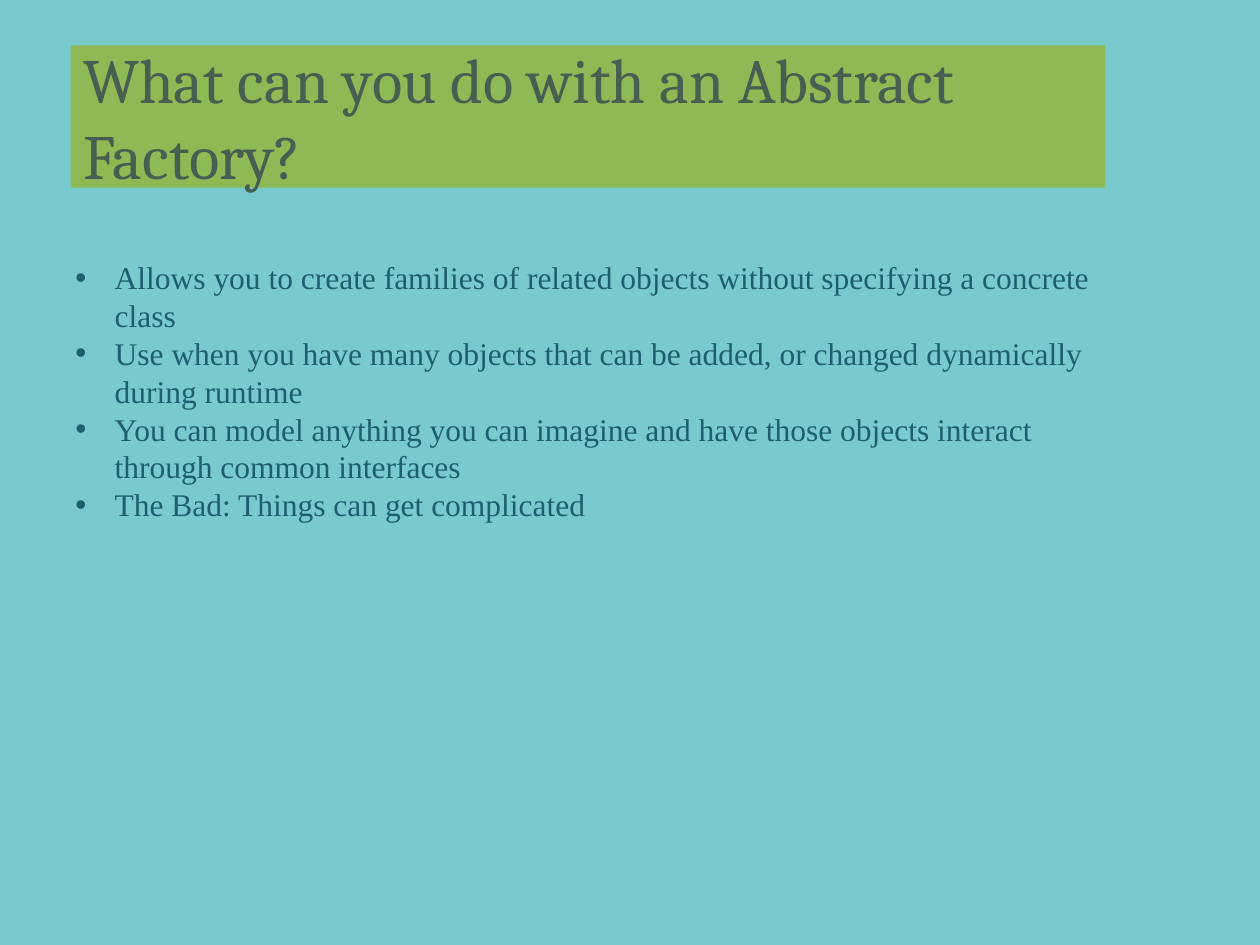
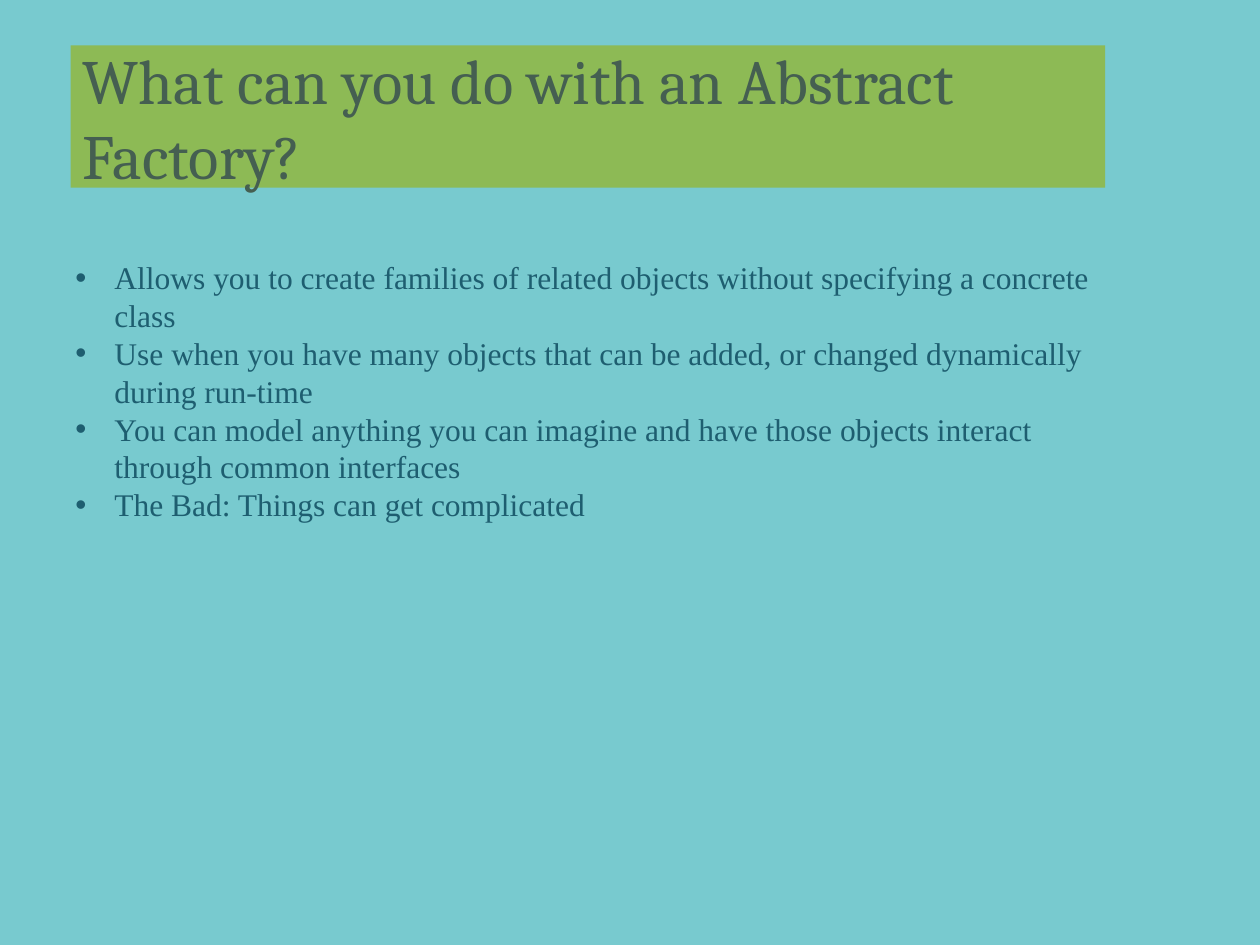
Before and after one commit to rzuniga64/java, a slide deck: slide 2 of design_patterns/src/creational/abstract_factory/docs/abstract_factory.ppt. Drawn at 1260x945 pixels with LibreOffice and Linux fonts; fonts in the diff are those of the drawing. Boxes give left, top, right and bottom in pixels: in the first picture for what was removed or moved away, otherwise in the second. Text is boxed around its words. In the diff, an @@ line names an element or a change of style, - is before the commit and + after.

```diff
--- a/design_patterns/src/creational/abstract_factory/docs/abstract_factory.ppt
+++ b/design_patterns/src/creational/abstract_factory/docs/abstract_factory.ppt
@@ text at (x1=114, y1=343, x2=1081, y2=409): text changed @@
-• Use when you have many objects that can be added, or changed dynamically during runtime
+• Use when you have many objects that can be added, or changed dynamically during run-time
```
Also in this commit, not shown: 14 other files.
